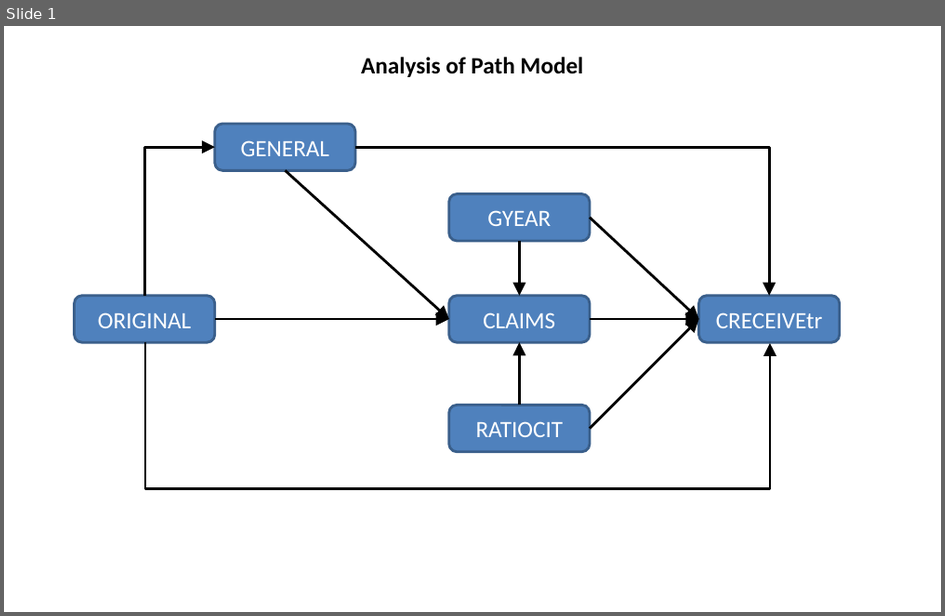
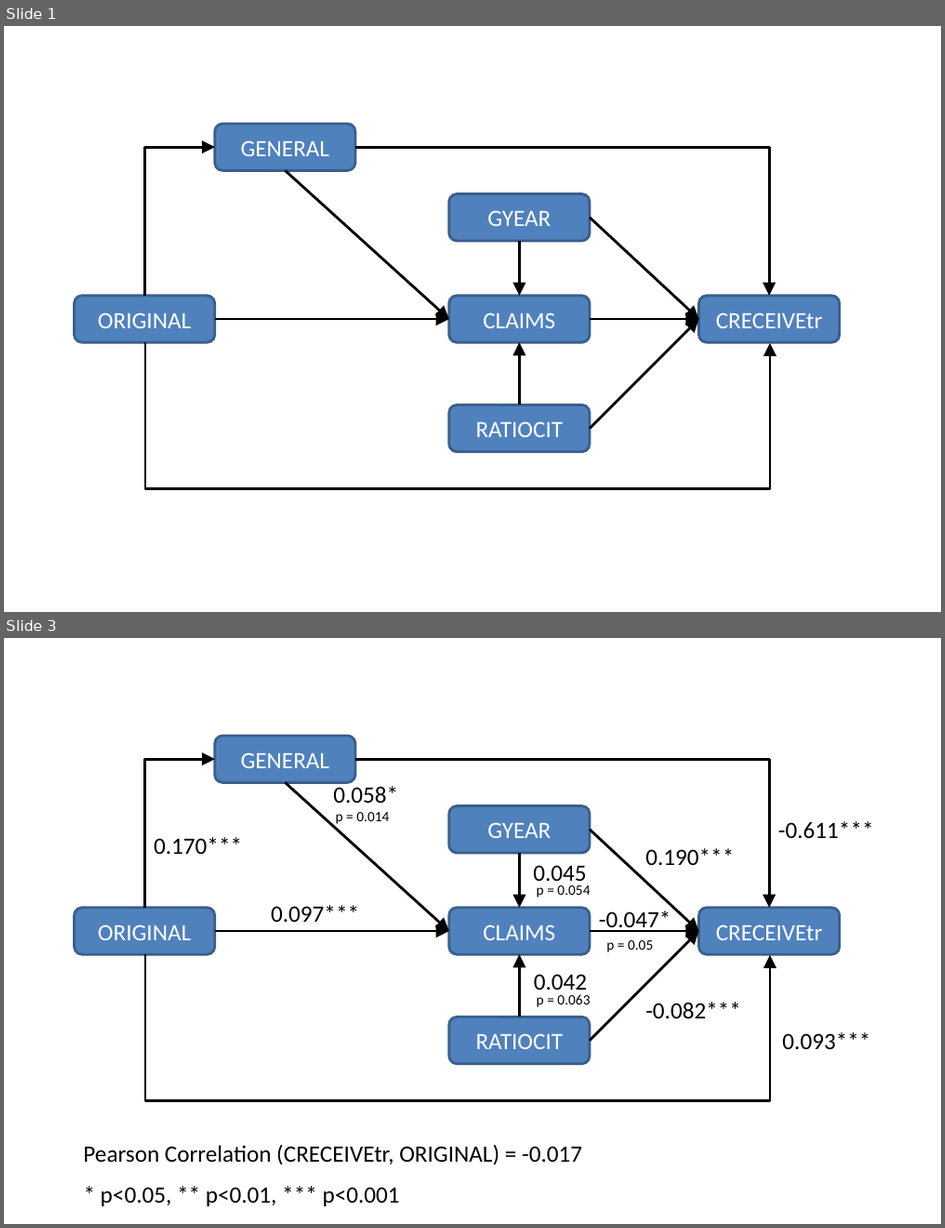
Before and after one commit to SLU-Courses-Townes/SOC6100, a slide deck: Assignments/Assignment03/Docs/Townes_SOC6100_Assignment03_PathModel_Diagram_v00.pptx. Shown one above the other, each under a label of ours: slide 1 before the commit, slides 1 and 3 after it; the slides between them are not shown. The pictures are 945x616 and 945x1228 pixels, drawn with LibreOffice and Linux fonts; fonts in the diff are those of the drawing. Boxes give left, top, right and bottom in pixels: in the first picture for what was removed or moved away, otherwise in the second. Text is boxed around its words. In the diff, an @@ line names an element or a change of style, - is before the commit and + after.

Commit message:
Assignment 03 analysis

```diff
--- a/Assignments/Assignment03/Docs/Townes_SOC6100_Assignment03_PathModel_Diagram_v00.pptx
+++ b/Assignments/Assignment03/Docs/Townes_SOC6100_Assignment03_PathModel_Diagram_v00.pptx
@@ slide 3 added at <box>4,638,941,1224</box>, background #FFFFFF @@
@@ rounded rectangle added at <box>215,736,356,782</box>, fill #4F81BD, outline #3A5F8C 2 pt, 18 pt, text #FFFFFF @@
+GENERAL
@@ elbow arrow added from (144, 908) to (215, 759), #000000 2 pt @@
@@ elbow arrow added from (356, 759) to (770, 908), #000000 2 pt @@
@@ arrow added from (285, 782) to (449, 930), #000000 2 pt @@
@@ text added at <box>333,783,398,804</box>, 18 pt, text #000000 @@
+0.058*
@@ text added at <box>336,812,389,824</box>, 11 pt, text #000000 @@
+p = 0.014
@@ rounded rectangle added at <box>449,805,590,853</box>, fill #4F81BD, outline #3A5F8C 2 pt, 18 pt, text #FFFFFF @@
+GYEAR
@@ arrow added from (590, 830) to (700, 930), #000000 2 pt @@
@@ text added at <box>779,821,874,838</box>, 18 pt, text #000000 @@
+-0.611***
@@ text added at <box>154,837,242,854</box>, 18 pt, text #000000 @@
+0.170***
@@ arrow added from (519, 853) to (519, 908), #000000 2 pt @@
@@ text added at <box>646,848,734,865</box>, 18 pt, text #000000 @@
+0.190***
@@ text added at <box>533,865,586,886</box>, 18 pt, text #000000 @@
+0.045
@@ text added at <box>537,885,590,897</box>, 11 pt, text #000000 @@
+p = 0.054
@@ rounded rectangle added at <box>75,908,215,955</box>, fill #4F81BD, outline #3A5F8C 2 pt, 18 pt, text #FFFFFF @@
+ORIGINAL
@@ text added at <box>271,905,359,922</box>, 18 pt, text #000000 @@
+0.097***
@@ rounded rectangle added at <box>449,908,590,955</box>, fill #4F81BD, outline #3A5F8C 2 pt, 18 pt, text #FFFFFF @@
+CLAIMS
@@ text added at <box>599,910,672,932</box>, 18 pt, text #000000 @@
+-0.047*
@@ rounded rectangle added at <box>700,908,840,955</box>, fill #4F81BD, outline #3A5F8C 2 pt, 18 pt, text #FFFFFF @@
+CRECEIVEtr
@@ arrow added from (215, 930) to (449, 930), #000000 2 pt @@
@@ arrow added from (590, 930) to (700, 930), #000000 2 pt @@
@@ arrow added from (590, 1040) to (700, 930), #000000 2 pt @@
@@ text added at <box>607,940,653,952</box>, 11 pt, text #000000 @@
+p = 0.05
@@ elbow arrow added from (145, 954) to (770, 955), #000000 2 pt @@
@@ arrow added from (519, 1017) to (519, 955), #000000 2 pt @@
@@ text added at <box>534,974,587,996</box>, 18 pt, text #000000 @@
+0.042
@@ text added at <box>537,994,590,1007</box>, 11 pt, text #000000 @@
+p = 0.063
@@ rounded rectangle added at <box>449,1017,590,1064</box>, fill #4F81BD, outline #3A5F8C 2 pt, 18 pt, text #FFFFFF @@
+RATIOCIT
@@ text added at <box>646,1002,741,1019</box>, 18 pt, text #000000 @@
+-0.082***
@@ text added at <box>782,1032,871,1049</box>, 18 pt, text #000000 @@
+0.093***
@@ text added at <box>83,1144,582,1165</box>, 18 pt, text #000000 @@
+Pearson Correlation (CRECEIVEtr, ORIGINAL) = -0.017
@@ text added at <box>101,1187,400,1206</box>, 18 pt, text #000000 @@
+* p<0.05, ** p<0.01, *** p<0.001
@@ slide 1 changed as well @@
@@ text removed at <box>361,57,583,77</box> @@
-Analysis of Path Model
```
Also in this commit, not shown: 1 other slide changed, 1 other slide added, 1 other file.
